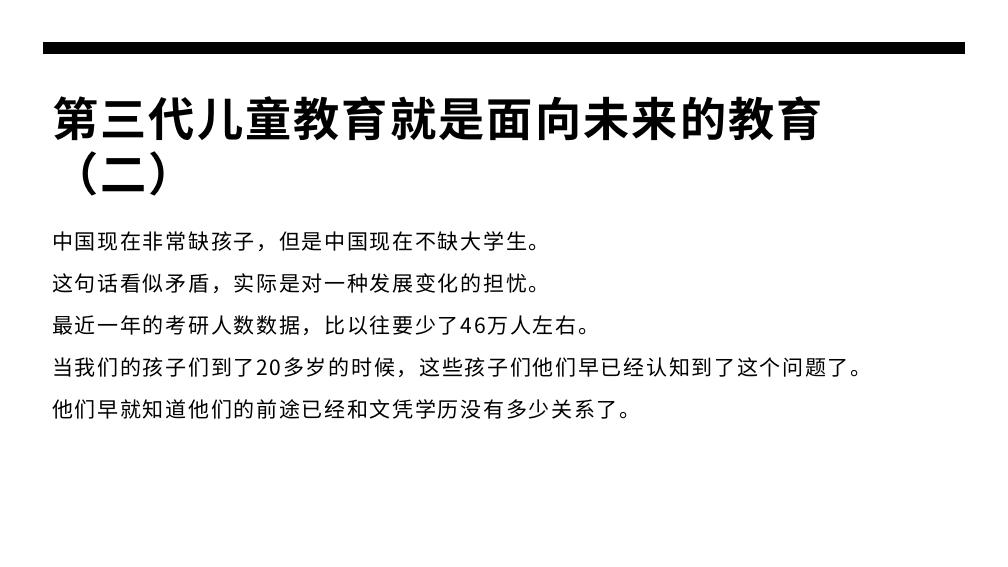
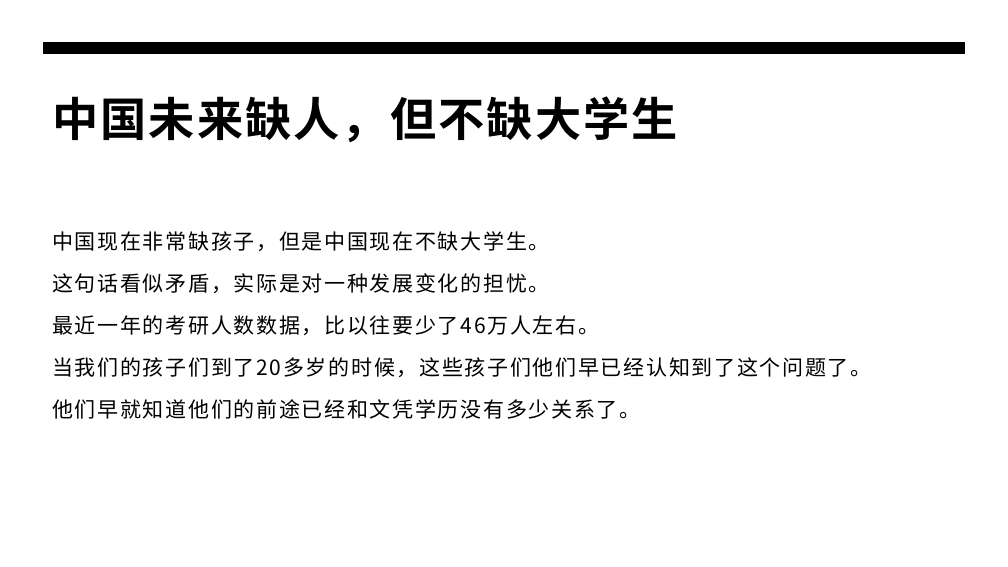
Before and after one commit to panxibei/writing, a slide deck: slide 6 of 44_心理学/24_浥尘伙伴社团原创：浥尘智慧家长课堂/AI时代高智慧家长私教课（第一季）/AI时代高智慧家长私教课（第一季）.pptx (slide 4 before the commit). Drawn at 1008x567 pixels with LibreOffice and Linux fonts; fonts in the diff are those of the drawing. Boxes give left, top, right and bottom in pixels: in the first picture for what was removed or moved away, otherwise in the second. Text is boxed around its words. In the diff, an @@ line names an element or a change of style, - is before the commit and + after.

```diff
--- a/44_心理学/24_浥尘伙伴社团原创：浥尘智慧家长课堂/AI时代高智慧家长私教课（第一季）/AI时代高智慧家长私教课（第一季）.pptx
+++ b/44_心理学/24_浥尘伙伴社团原创：浥尘智慧家长课堂/AI时代高智慧家长私教课（第一季）/AI时代高智慧家长私教课（第一季）.pptx
@@ title at box(52, 96, 678, 142): text changed @@
-第三代儿童教育就是面向未来的教育（二）
+中国未来缺人，但不缺大学生
```
Also in this commit, not shown: 59 other slides changed, 2 slides added, 2 slides removed.
